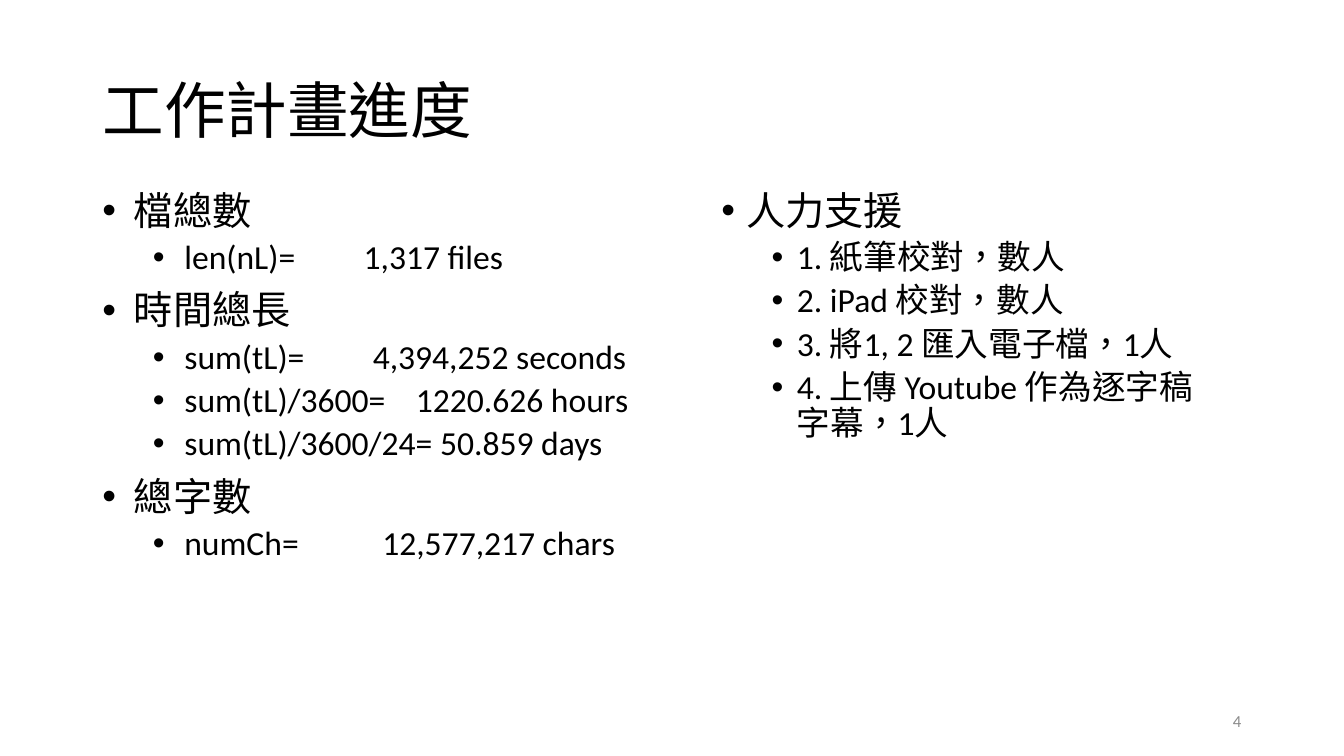
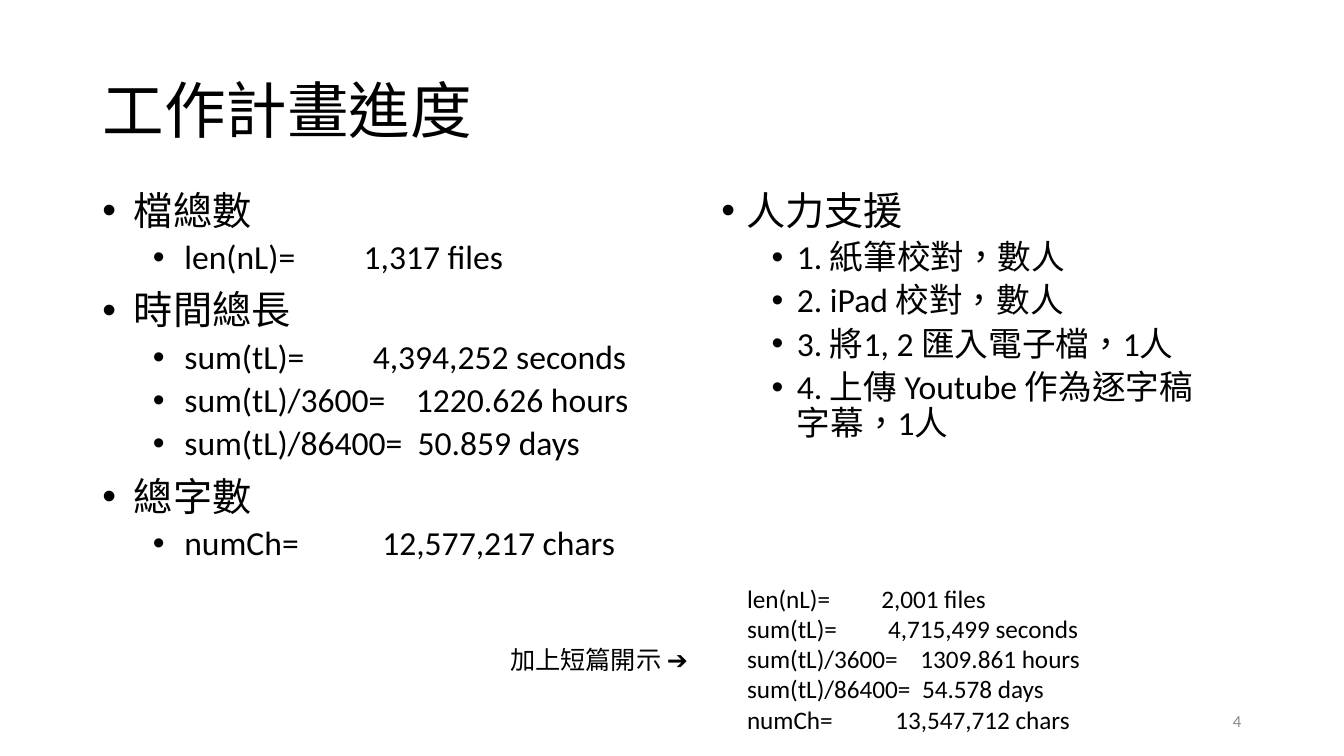
Before and after one commit to renyuanL/GuyanTrans2023, a slide deck: slide 4 of 古嚴寺影音逐字稿.pptx. Drawn at 1344x756 pixels with LibreOffice and Linux fonts; fonts in the diff are those of the drawing. Boxes give left, top, right and bottom in pixels: in the first picture for what was removed or moved away, otherwise in the second. Text is boxed around its words. In the diff, an @@ line names an element or a change of style, - is before the commit and + after.

```diff
--- a/古嚴寺影音逐字稿.pptx
+++ b/古嚴寺影音逐字稿.pptx
@@ text at <box>184,430,580,461</box>: text changed @@
-  • sum(tL)/3600/24= 50.859 days
+  • sum(tL)/86400= 50.859 days
@@ text added at <box>747,589,1080,732</box>, 18 pt, text #000000 @@
+len(nL)= 2,001 files
+sum(tL)= 4,715,499 seconds
+sum(tL)/3600= 1309.861 hours
+sum(tL)/86400= 54.578 days
+numCh= 13,547,712 chars
@@ text added at <box>510,647,661,671</box>, 18 pt, text #000000 @@
+加上短篇開示 ➔
```
Also in this commit, not shown: 2 other slides changed, 30 other files.
